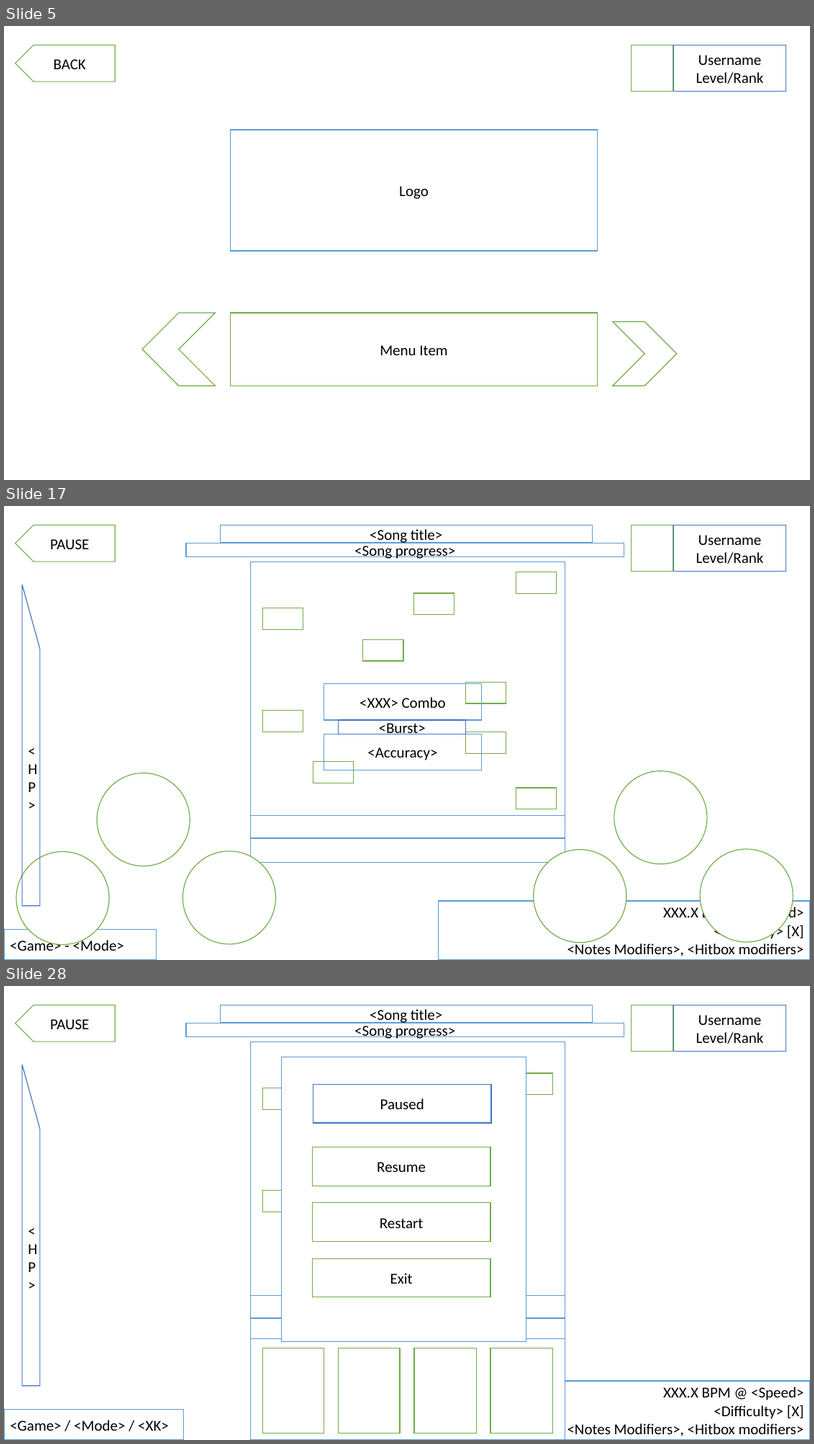
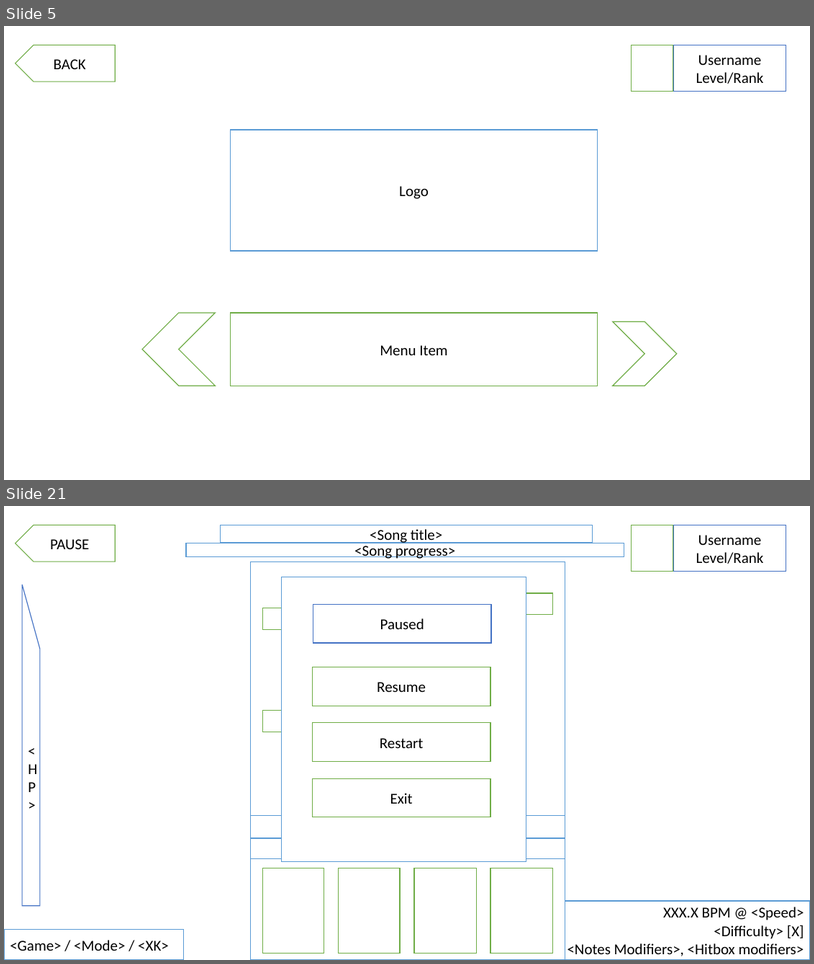
Before and after one commit to Ikeiwa/beats2, a slide deck: beats2/Docs/Beats2 - Design Spec.pptx. Shown one above the other, each under a label of ours: slides 5, 17 and 28 before the commit, slides 5 and 21 after it; the slides between them are not shown. The pictures are 814x1444 and 814x964 pixels, drawn with LibreOffice and Linux fonts; fonts in the diff are those of the drawing. Boxes give left, top, right and bottom in pixels: in the first picture for what was removed or moved away, otherwise in the second. Text is boxed around its words. In the diff, an @@ line names an element or a change of style, - is before the commit and + after.

```diff
--- a/beats2/Docs/Beats2 - Design Spec.pptx
+++ b/beats2/Docs/Beats2 - Design Spec.pptx
@@ slide 17 removed at <box>4,506,810,960</box>, background #FFFFFF @@
@@ pentagon arrow removed at <box>16,525,116,561</box> @@
-PAUSE
@@ rectangle removed at <box>221,525,593,542</box> @@
-<Song title>
@@ rectangle removed at <box>632,525,674,571</box> @@
@@ rectangle removed at <box>674,525,787,571</box> @@
-Username
-Level/Rank
@@ rectangle removed at <box>186,543,624,557</box> @@
-<Song progress>
@@ rectangle removed at <box>251,561,566,862</box> @@
@@ flow chart manual input removed at <box>22,584,40,906</box> @@
-<HP>
@@ rectangle removed at <box>517,572,557,594</box> @@
@@ rectangle removed at <box>263,608,304,629</box> @@
@@ rectangle removed at <box>414,593,455,615</box> @@
@@ rectangle removed at <box>363,639,404,661</box> @@
@@ rectangle removed at <box>324,683,482,720</box> @@
-<XXX> Combo
@@ rectangle removed at <box>466,682,507,704</box> @@
@@ rectangle removed at <box>263,710,304,731</box> @@
@@ rectangle removed at <box>339,720,466,734</box> @@
-<Burst>
@@ rectangle removed at <box>324,734,482,770</box> @@
-<Accuracy>
@@ rectangle removed at <box>466,731,507,754</box> @@
@@ rectangle removed at <box>313,762,354,783</box> @@
@@ ellipse removed at <box>97,773,190,866</box> @@
@@ ellipse removed at <box>615,771,707,864</box> @@
@@ rectangle removed at <box>517,788,557,809</box> @@
@@ rectangle removed at <box>251,816,566,838</box> @@
@@ ellipse removed at <box>183,851,276,944</box> @@
@@ ellipse removed at <box>534,849,627,943</box> @@
@@ ellipse removed at <box>700,849,793,942</box> @@
@@ ellipse removed at <box>16,852,109,944</box> @@
@@ rectangle removed at <box>438,901,810,959</box> @@
-XXX.X BPM @ <Speed>
-<Difficulty> [X]
-<Notes Modifiers>, <Hitbox modifiers>
@@ rectangle removed at <box>4,929,157,960</box> @@
-<Game> - <Mode>
@@ what was slide 28 is now slide 21 @@
```
Also in this commit, not shown: 18 slides changed, 5 other slides removed, 7 other files.
